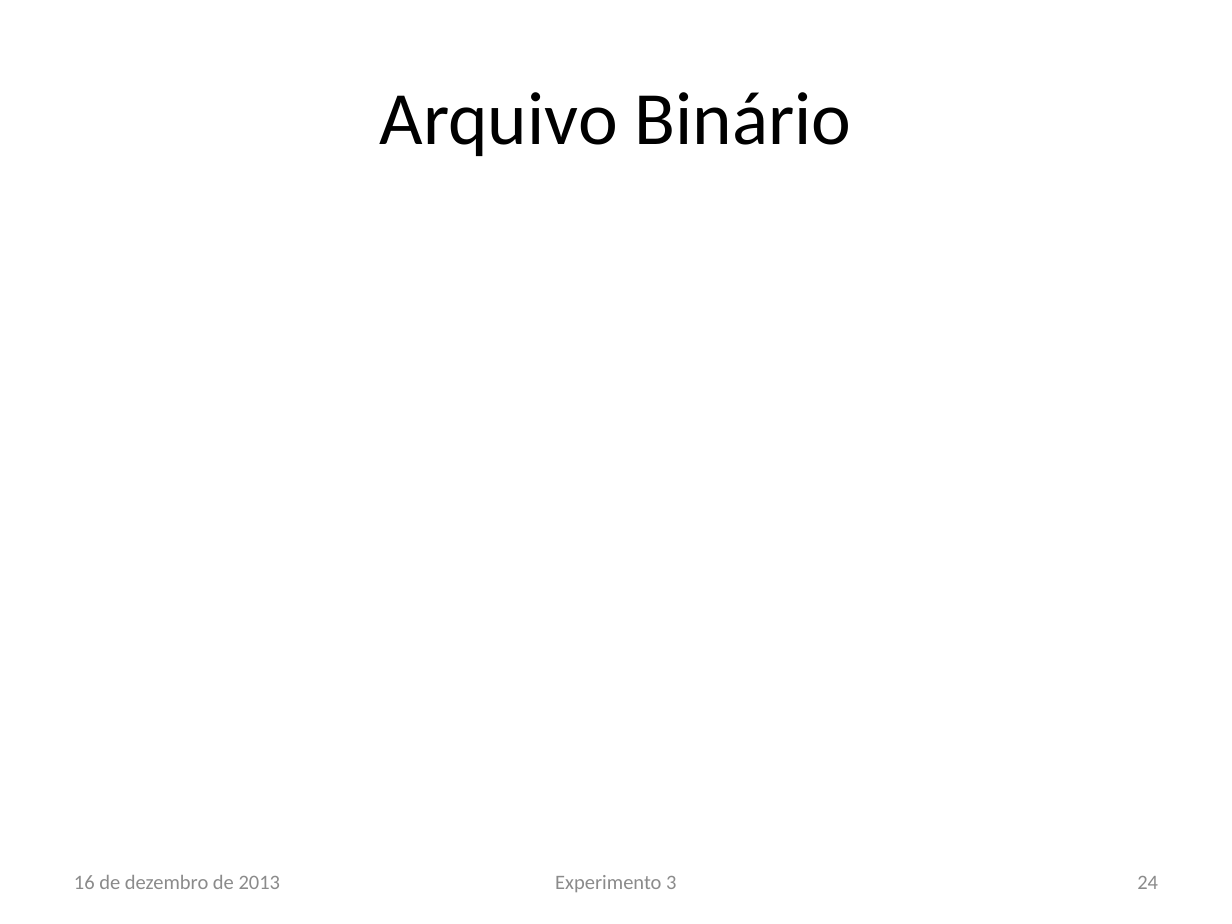
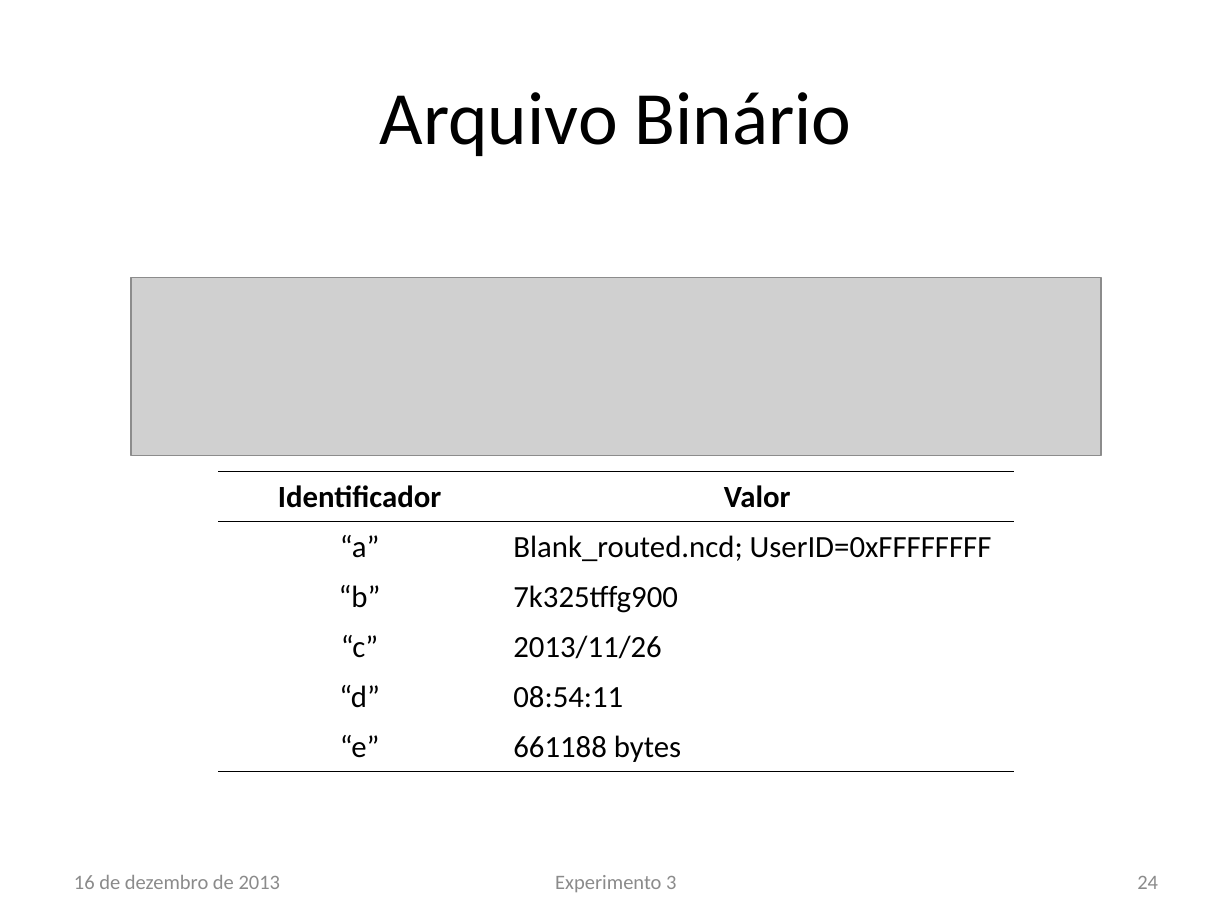
Before and after one commit to lsoliveira459/tg2, a slide deck: slide 24 of Apresentação/Estudo e Implementação de Reconfiguração Dinâmica.pptx. Drawn at 1232x924 pixels with LibreOffice and Linux fonts; fonts in the diff are those of the drawing; grey boxes stand for pictures; background and template pictures are left out. Boxes give left, top, right and bottom in pixels: in the first picture for what was removed or moved away, otherwise in the second. Text is boxed around its words. In the diff, an @@ line names an element or a change of style, - is before the commit and + after.

Commit message:
update apresentação
exp4 finish

```diff
--- a/Apresentação/Estudo e Implementação de Reconfiguração Dinâmica.pptx
+++ b/Apresentação/Estudo e Implementação de Reconfiguração Dinâmica.pptx
@@ picture added at (131,277,1100,456) @@
@@ table added at (218,472,1014,771), 6 rows, 2 columns @@
+Identificador | Valor
+“a” | Blank_routed.ncd; UserID=0xFFFFFFFF
+“b” | 7k325tffg900
+“c” | 2013/11/26
+“d” | 08:54:11
+“e” | 661188 bytes
```
Also in this commit, not shown: 3 other slides changed, 3 slides added, 4 other files.
